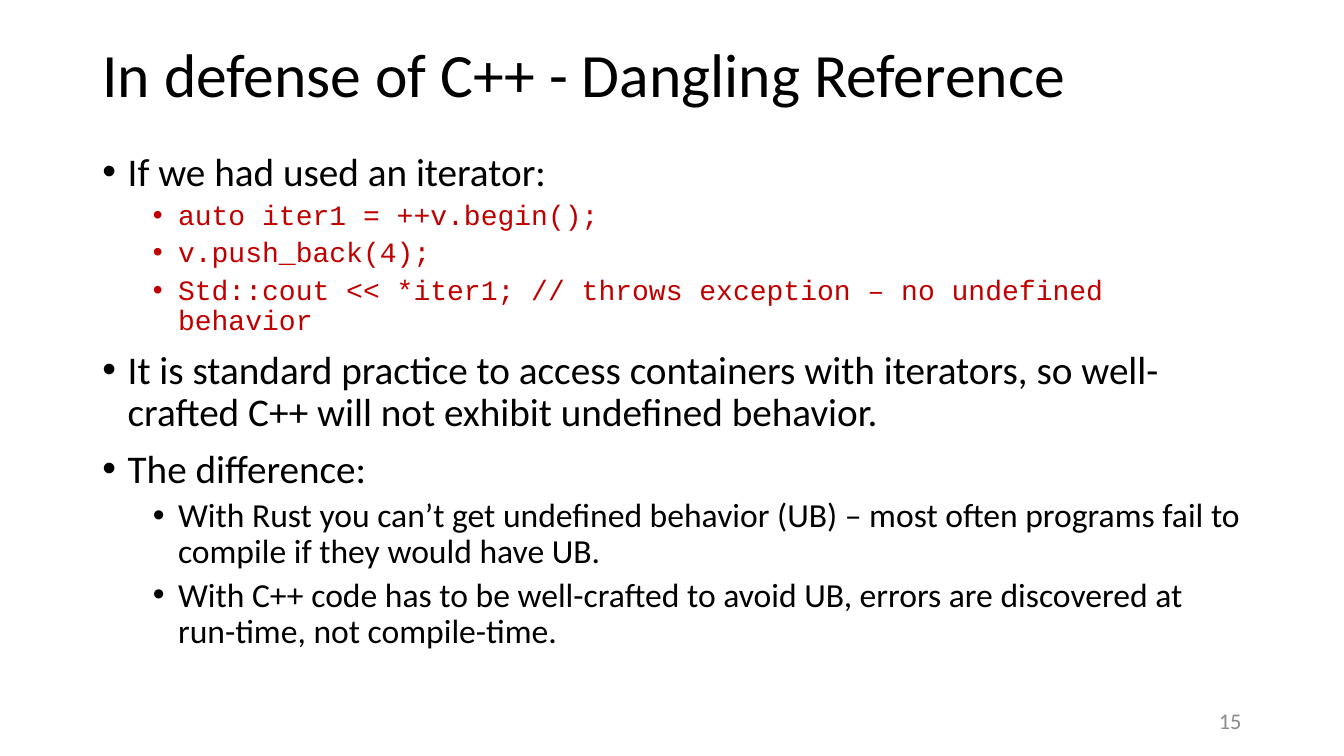
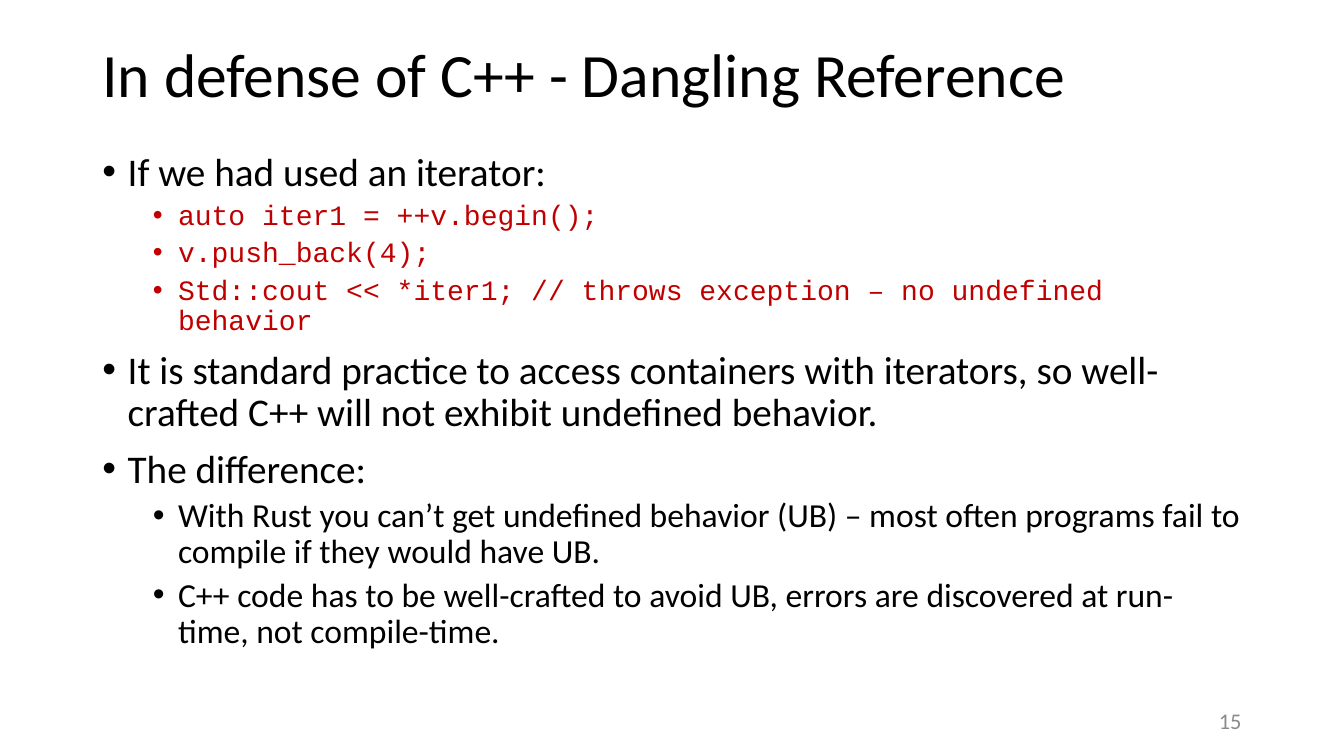
Before and after one commit to JimFawcett/JimFawcett.github.io, a slide deck: slide 15 of Resources/RustModels.pptx. Drawn at 1344x756 pixels with LibreOffice and Linux fonts; fonts in the diff are those of the drawing. Boxes give left, top, right and bottom in pixels: in the first picture for what was removed or moved away, otherwise in the second. Text is boxed around its words. In the diff, an @@ line names an element or a change of style, - is before the commit and + after.

```diff
--- a/Resources/RustModels.pptx
+++ b/Resources/RustModels.pptx
@@ text at box(178, 583, 1173, 649): text changed @@
-  • With C++ code has to be well-crafted to avoid UB, errors are discovered at run-time, not compile-time.
+  • C++ code has to be well-crafted to avoid UB, errors are discovered at run-time, not compile-time.
```
Also in this commit, not shown: 7 other slides changed, 2 slides added, 1 slide removed, 8 other files.
